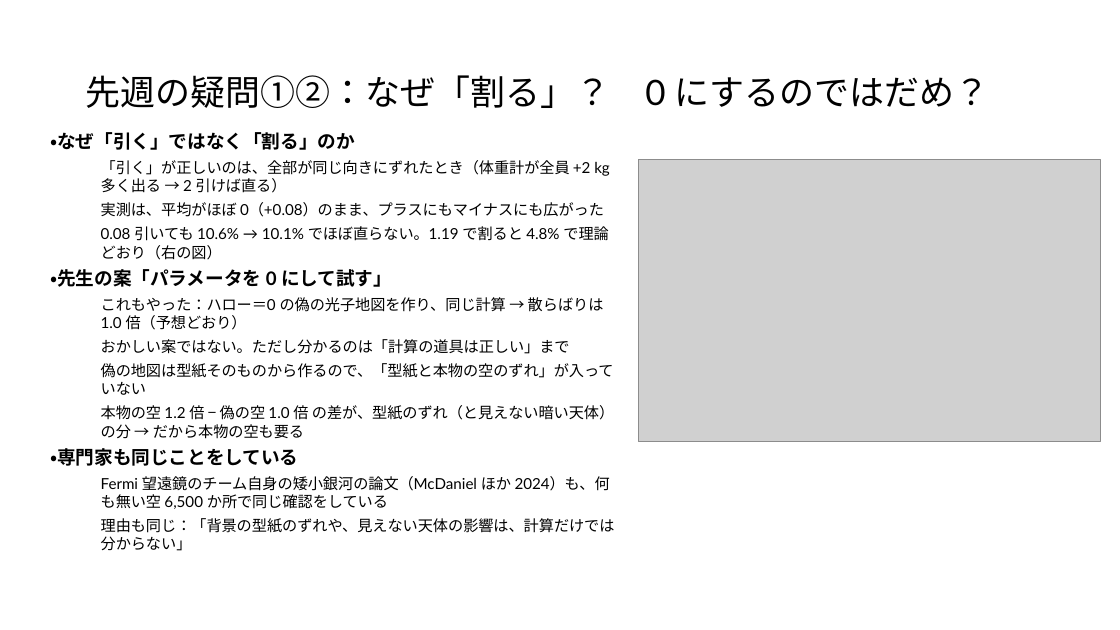
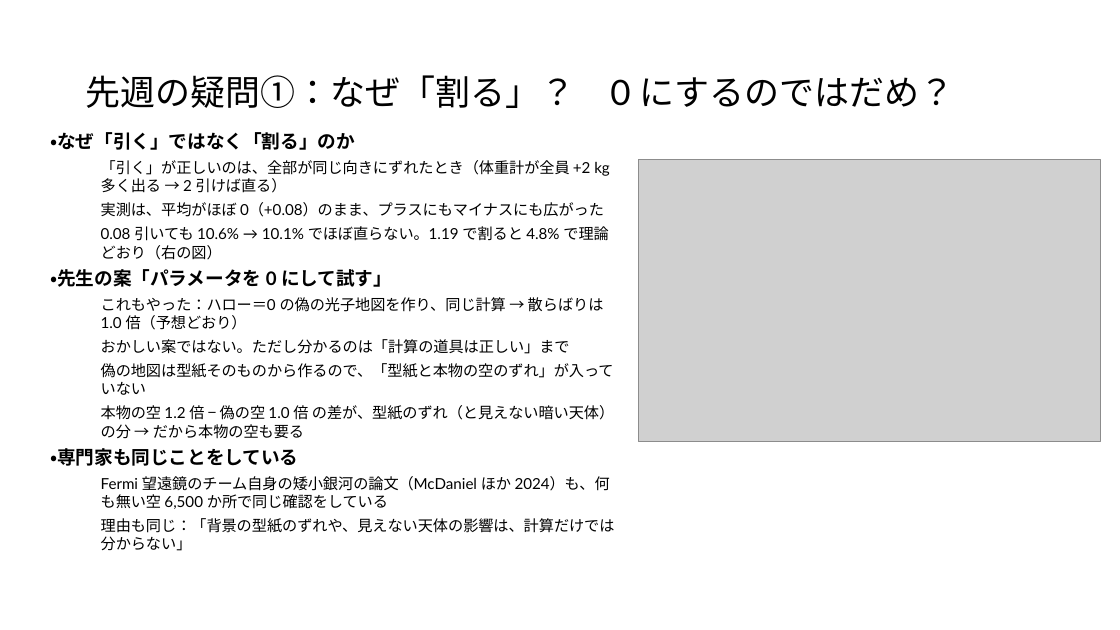
Before and after one commit to Mikann20041029/darkmatter-slides, a slide deck: slide 3 of slides/2026-10-09_研究報告_10枚版.pptx. Drawn at 1120x630 pixels with LibreOffice and Linux fonts; fonts in the diff are those of the drawing; grey boxes stand for pictures. Boxes give left, top, right and bottom in pixels: in the first picture for what was removed or moved away, otherwise in the second. Text is boxed around its words. In the diff, an @@ line names an element or a change of style, - is before the commit and + after.

Commit message:
slides: 本人の編集版を更新 (10-07 17:35)

```diff
--- a/slides/2026-10-09_研究報告_10枚版.pptx
+++ b/slides/2026-10-09_研究報告_10枚版.pptx
@@ title at [85,75,954,108]: text changed @@
-先週の疑問①②：なぜ「割る」？ 0 にするのではだめ？
+先週の疑問①：なぜ「割る」？ 0 にするのではだめ？
```
